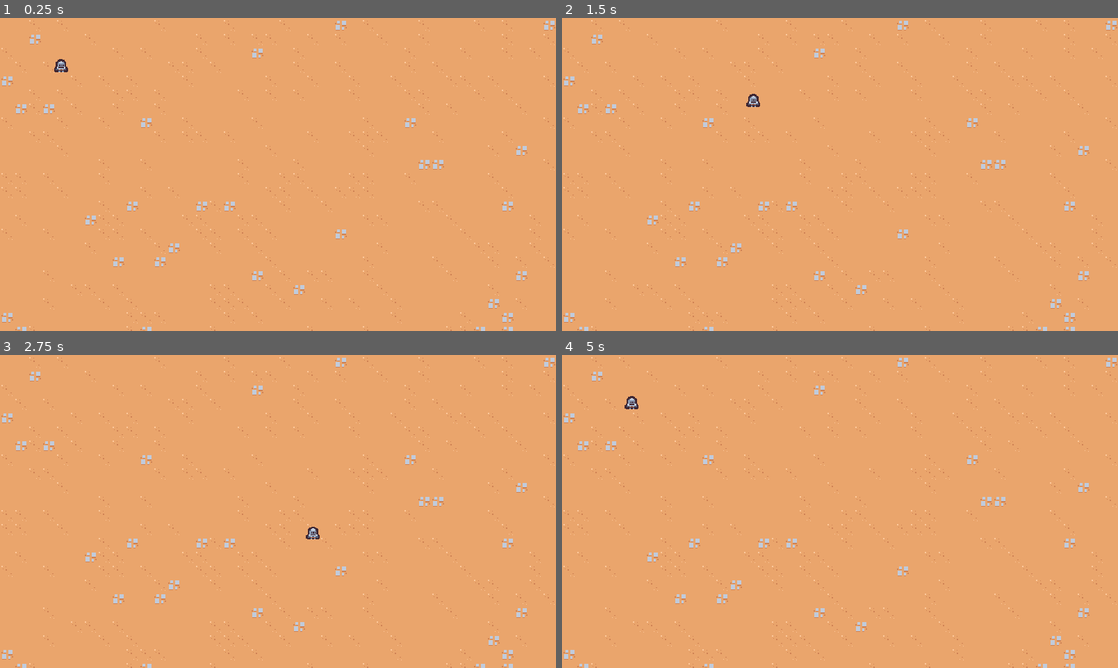
Above: before the commit, frames 1-4 (two rows, left to right).
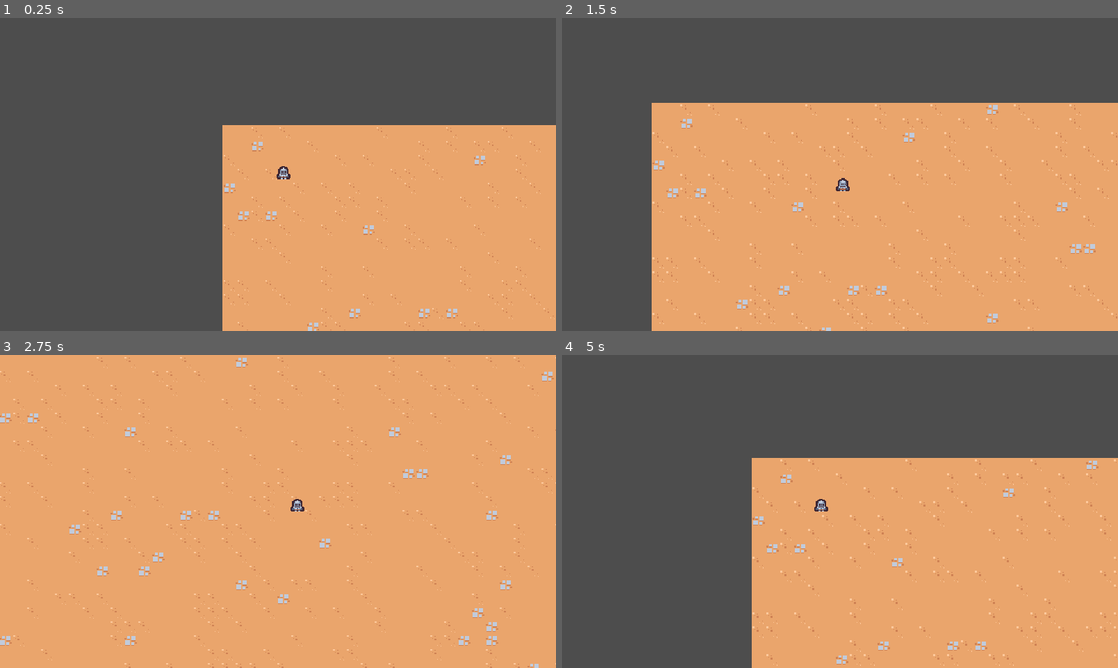
Above: after the commit, the same moments.

Repository: sebasvelasco353/2DSurvivorsCourse
Game: Godot game, scene res://scenes/main/main.tscn
Same seed, same stepped clock (60 frames per second), same inputs: the game is played once before the commit and once after it.
Inputs:
- Up to frame 1 (0.25 s): no input
- Up to frame 2 (1.5 s): hold D (move_right) 0.53-1.28 s; hold S (move_down) from 1.28 s (still down)
- Up to frame 3 (2.75 s): release S (move_down) at 2.03 s; hold D (move_right) from 2.03 s (still down)
- Up to frame 4 (5 s): release D (move_right) at 2.78 s; hold W (move_up) 2.78-3.53 s; hold A (move_left) from 3.53 s (still down)

The runs differ from the first frame. In frame 1, 62% of the frame differs, in the area x 0-100%, y 0-100%; in frame 2, 42%; in frame 3, 4.1%; in frame 4, 58%.

Commit message:
finished video 5: Added Camera

Diff:
--- /dev/null
+++ b/scenes/game_camera/game_camera.gd
@@ -0,0 +1,20 @@
+extends Camera2D
+
+var target_position:Vector2 = Vector2.ZERO
+
+# Called when the node enters the scene tree for the first time.
+func _ready():
+	make_current()
+
+
+# Called every frame. 'delta' is the elapsed time since the previous frame.
+func _process(delta):
+	acquire_target()
+	global_position = global_position.lerp(target_position, 1.0 - exp(-delta * 10))
+
+
+func acquire_target():
+	var player_nodes = get_tree().get_nodes_in_group("player")
+	if player_nodes.size() > 0:
+		var player:Node2D = player_nodes[0]
+		target_position = player.global_position
--- /dev/null
+++ b/scenes/game_camera/game_camera.tscn
@@ -0,0 +1,6 @@
+[gd_scene load_steps=2 format=3 uid="uid://dyrqi0jil0jwm"]
+
+[ext_resource type="Script" path="res://scenes/game_camera/game_camera.gd" id="1_1wcbi"]
+
+[node name="GameCamera" type="Camera2D"]
+script = ExtResource("1_1wcbi")
--- a/scenes/main/main.tscn
+++ b/scenes/main/main.tscn
@@ -1,9 +1,12 @@
-[gd_scene load_steps=3 format=3 uid="uid://dqdrulrsf4e65"]
+[gd_scene load_steps=4 format=3 uid="uid://dqdrulrsf4e65"]
 
 [ext_resource type="PackedScene" uid="uid://bocn10i761ygr" path="res://scenes/player/player.tscn" id="1_0cqic"]
 [ext_resource type="TileSet" uid="uid://cdhf1unwltu2o" path="res://resources/tileset.tres" id="1_4t3n2"]
+[ext_resource type="PackedScene" uid="uid://dyrqi0jil0jwm" path="res://scenes/game_camera/game_camera.tscn" id="1_hx2yp"]
 
 [node name="Main" type="Node"]
+
+[node name="GameCamera" parent="." instance=ExtResource("1_hx2yp")]
 
 [node name="TileMap" type="TileMap" parent="."]
 tile_set = ExtResource("1_4t3n2")
--- a/scenes/player/player.tscn
+++ b/scenes/player/player.tscn
@@ -6,7 +6,7 @@
 [sub_resource type="CircleShape2D" id="CircleShape2D_lgadd"]
 radius = 5.0
 
-[node name="Player" type="CharacterBody2D"]
+[node name="Player" type="CharacterBody2D" groups=["player"]]
 script = ExtResource("1_etj85")
 
 [node name="Sprite2D" type="Sprite2D" parent="."]
